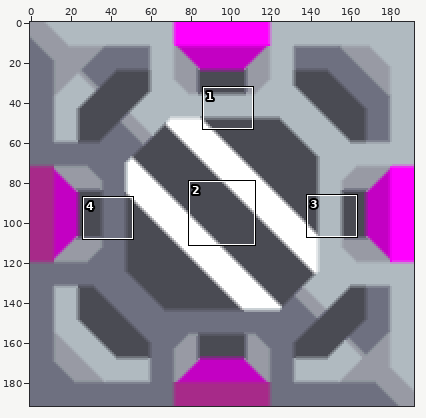
A sprite sheet gets an edit: sprites/glithiumg.png. Above: a wide view before the commit, with the close-up outlined.
Close-up. Before the commit:
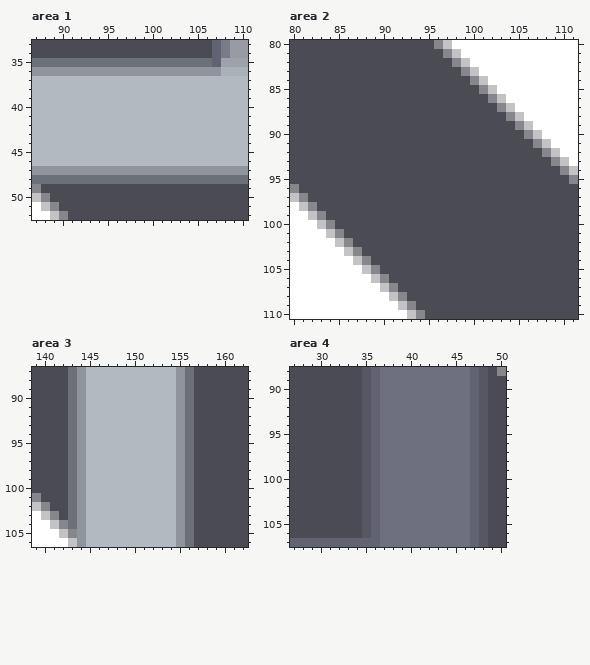
The file is 192x192 pixels. Colours within 5 levels of each other are drawn and written as one. Shown: area 1: x 87..110, y 33..52; area 2: x 80..111, y 80..110; area 3: x 139..162, y 87..106; area 4: x 27..50, y 88..107. The commit also changed other parts of the picture, which this record leaves out.
New version:
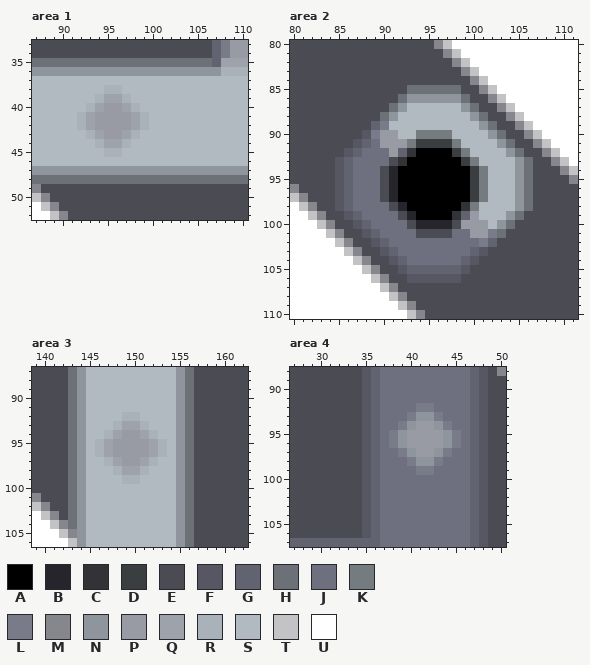
Palette (. is transparent): A #000000  B #25252b  C #333337  D #3b3e40  E #4a4b53  F #565762  G #626371  H #6c7077  J #6e7080  K #757c80  L #797b89  M #86878c  N #8e959c  P #989aa4  Q #9ea2ab  R #aab2b9  S #b0bac0  T #c3c3c6  U #ffffff
Changes in this commit:
Changed rows in their new state; - is an unchanged pixel.
Area 1:
first column x 92:
38 ---RR---
39 --RQQR--
40 -RQPPQR-
41 RQPPPPQR
42 RQPPPPQR
43 -RQPPQR-
44 --RQQR--
45 ---RR---
Area 2:
first column x 85:
 85 --------HHHHHH--------
 86 -------HNNNNNNH-------
 87 ------HNSSSSSSNH------
 88 -----HNSSSSSSSSNH-----
 89 ----GLSSSSSSSSSSNH----
 90 ---FLPPSSKKKKSSSSNH---
 91 --FGJPPPKDDDDKSSSSNH--
 92 -FGJJJPGCAAAADKSSSSNH-
 93 FGJJJJ-CAAAAAADKSSSSNH
 94 FGJJJ-BAAAAAAAADKSSSNH
 95 FGJJJ-BAAAAAAAADKSSSNH
 96 FGJJJ-BAAAAAAAADKSSSNH
 97 FGJJJ-BAAAAAAAADKSSSNH
 98 FGJJJJ-BAAAAAACKSSSSNH
 99 -FGJJJJ-BAAAACGPSSSNH-
100 --FGJJJJ-BBBB-PPPSNH--
101 ---FGJJJJ----JJPPLH---
102 ----FGJJJJJJJJJJLG----
103 -----FGJJJJJJJJGF-----
104 ------FGJJJJJJGF------
105 -------FGGGGGGF-------
106 --------FFFFFF--------
Area 3:
first column x 146:
 92 ---RR---
 93 --RQQR--
 94 -RQPPQR-
 95 RQPPPPQR
 96 RQPPPPQR
 97 -RQPPQR-
 98 --RQQR--
 99 ---RR---
Area 4:
first column x 38:
 92 ---LL---
 93 --LNNL--
 94 -LNPPNL-
 95 LNPPPPNL
 96 LNPPPPNL
 97 -LNPPNL-
 98 --LNNL--
 99 ---LL---
Where, in picture pixels (left, top, right, bottom), the same in both close-ups:
changed: (77, 85, 149, 157)
changed: (335, 85, 533, 283)
changed: (95, 412, 167, 484)
changed: (389, 403, 461, 475)
